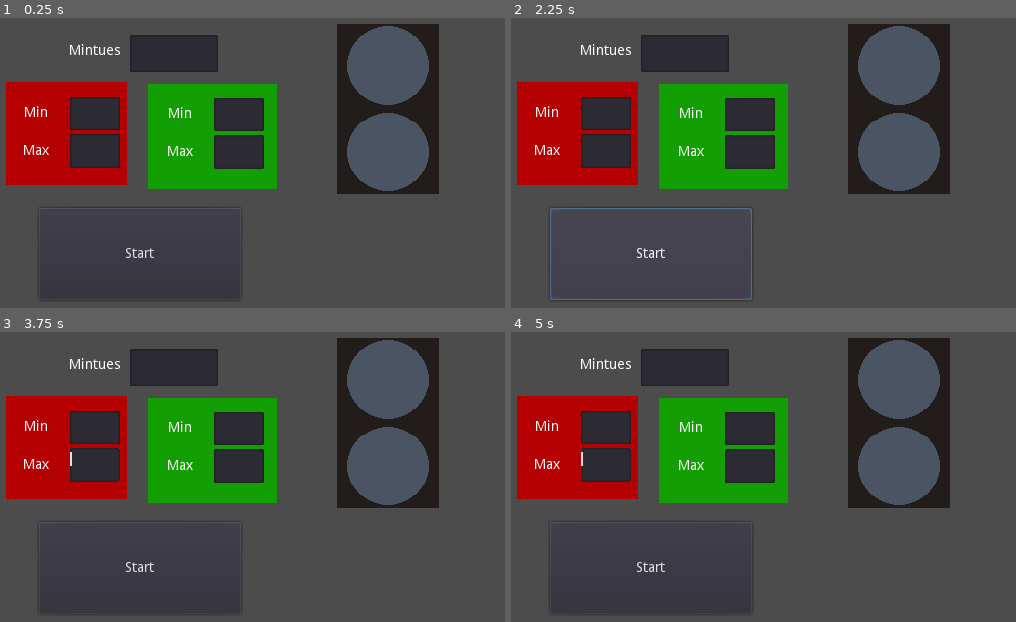
Above: before the commit, frames 1-4 (two rows, left to right).
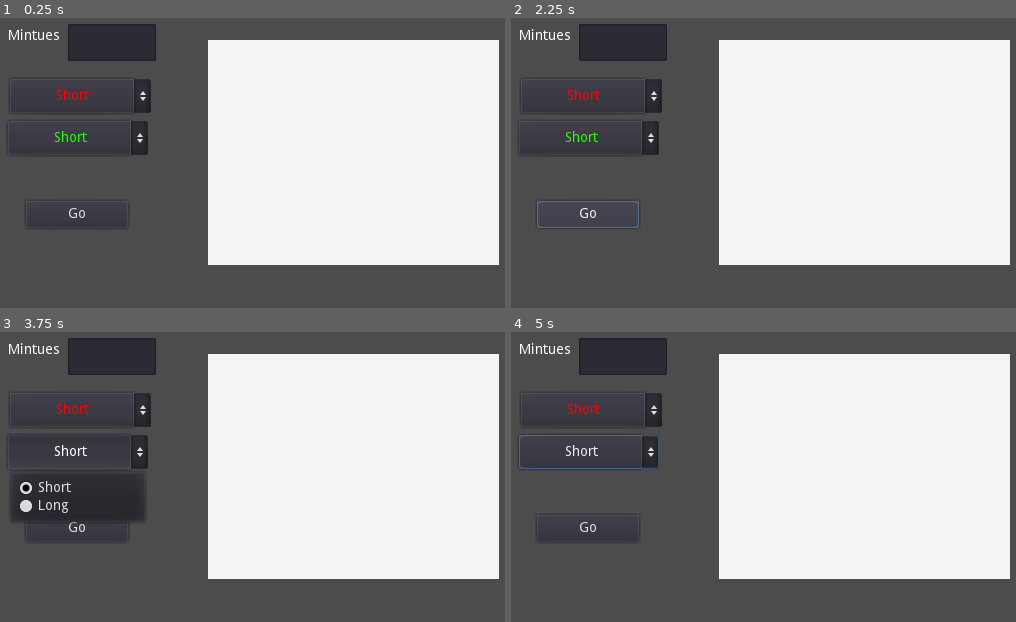
Above: after the commit, the same moments.

Repository: sugarvoid/Red-Light-Green-Light
Game: Godot game, scene res://main.tscn
Two runs of this game, one before a commit and one after it. Both use one fixed random seed, a clock stepped at 60 frames per second and the inputs below.
Inputs (mouse positions are in pixels of both pictures, inside the frame that each line leads up to):
- Up to frame 1 (0.25 s): no input
- Up to frame 2 (2.25 s): click (586, 136) at 0.5 s, where only the run after the commit has a clickable "Short"; click (591, 96) at 1.25 s, where only the run after the commit has a clickable "Short"; click "Start" (after the commit: "Go") at 2 s
- Up to frame 3 (3.75 s): click "Start" (after the commit: "Go") at 2.75 s; click (75, 450) at 3.5 s, where only the run after the commit has a clickable "Short"
- Up to frame 4 (5 s): click (591, 410) at 4.25 s, where only the run after the commit has a clickable "Short"

The runs differ from the first frame. In frame 1, 61% of the frame differs, in the area x 1-99%, y 2-86%; in frame 2, 62%; in frame 3, 63%; in frame 4, 61%.

Commit message:
Add sounds and remove custom round times

Diff:
--- a/main.gd
+++ b/main.gd
@@ -1,23 +1,44 @@
 extends Control
 
 onready var tmr_main: Timer = get_node("TmrMain")
-onready var go_time: ModeTime = get_node("GoTime")
-onready var rest_time: ModeTime = get_node("StopTime")
+
 
 onready var timer: Timer = get_node("Timer")
 onready var btn_start: Button = get_node("BtnStart")
 
 onready var txt_game_min: TextEdit = get_node("TxtRounds")
-onready var light: Sprite = get_node("Light")
+
+
+onready var opb_go: OptionButton = get_node("OpbGo")
+onready var opb_rest: OptionButton = get_node("OpbRest")
+
+onready var color_square: ColorRect = get_node("colorSquare")
 
 onready var aud_ding: AudioStreamPlayer = get_node("AudDing")
 
+const TIMES: Dictionary = {
+	# Short Rounds
+	'red_short_min': 3,
+	'red_short_max': 8,
+
+	'green_short_min': 3,
+	'green_short_max': 10,
+
+
+	# Long Rounds
+	'red_long_min': 10,
+	'red_long_max': 20,
+
+	'green_long_min': 6,
+	'green_long_max': 15,
+}
 
 enum STATES {
 	RED,
 	GREEN,
 	NOT_PLAYING,
 }
+
 
 var state: int = STATES.NOT_PLAYING
 var current_round: int
@@ -26,6 +47,8 @@
 
 
 func _ready():
+	self.color_square.color = Color.whitesmoke
+	self._inlarge_window()
 	self.rng = RandomNumberGenerator.new()
 	self.tmr_main.connect("timeout", self, "_game_over")
 	self.timer.connect("timeout", self, "_on_timer_timeout")
@@ -33,25 +56,54 @@
 
 
 func _start_new_round():
+	var min_s: int
+	var max_s: int
+	self._play_ding()
 	self.state = STATES.GREEN
+	$AudWait.stop()
 	_update_square_color()
-	var round_length: int = self._get_round_length(go_time.get_min_time(), go_time.get_max_time())
+
+	match self.opb_go.selected:
+		0:
+			min_s = self.TIMES.green_short_min
+			max_s = self.TIMES.green_short_max
+		1:
+			min_s = self.TIMES.green_long_min
+			max_s = self.TIMES.green_long_max
+
+	var round_length: int = self._get_round_length(min_s, max_s)
+
 	print(str('Green for ', round_length, ' seconds'))
-	self._play_ding()
+
 	self.timer.start(round_length)
 
 
 func _start_rest_mode():
+	var min_s: int
+	var max_s: int
 	self.state = STATES.RED
 	_update_square_color()
-	var round_length: int = self._get_round_length(rest_time.get_min_time(), rest_time.get_max_time())
+
+	match self.opb_rest.selected:
+		0:
+			min_s = self.TIMES.red_short_min
+			max_s = self.TIMES.red_short_max
+		1:
+			min_s = self.TIMES.red_long_min
+			max_s = self.TIMES.red_long_max
+
+	var round_length: int = self._get_round_length(min_s, max_s)
 	print(str('Red for ', round_length, ' seconds'))
-	self._play_ding()
+	$AudWait.play()
 	self.timer.start(round_length)
 
 
 func _start_game():
-	if self.go_time.has_blank_spots() || self.rest_time.has_blank_spots():
+
+	print(opb_go.selected)
+
+
+	if self.txt_game_min.text.empty():
 		return
 	self.game_length = int(txt_game_min.text) * 60
 	self.tmr_main.start(game_length)
@@ -76,14 +128,19 @@
 	return rng.randi_range(lowest, highest)
 
 
+func _inlarge_window() -> void:
+	OS.set_window_size(Vector2(1650, 900))
+#1650
+#900
+
 func _update_square_color():
 	match self.state:
 		STATES.GREEN:
-			self.light.frame = 2
+			self.color_square.color = Color.green
 		STATES.RED:
-			self.light.frame = 1
+			self.color_square.color = Color.red
 		STATES.NOT_PLAYING:
-			self.light.frame = 0
+			self.color_square.color = Color.whitesmoke
 
 func _play_ding() -> void:
 	self.aud_ding.play()
--- a/main.tscn
+++ b/main.tscn
@@ -1,77 +1,70 @@
 [gd_scene load_steps=4 format=2]
 
 [ext_resource path="res://main.gd" type="Script" id=1]
-[ext_resource path="res://light.png" type="Texture" id=2]
-[ext_resource path="res://mode_time.tscn" type="PackedScene" id=3]
+[ext_resource path="res://vataaa_metronome.wav" type="AudioStream" id=4]
+[ext_resource path="res://inspectorj__bell-counter.wav" type="AudioStream" id=5]
 
 [node name="Main" type="Control"]
 anchor_right = 1.0
 anchor_bottom = 1.0
 script = ExtResource( 1 )
 
-[node name="colorRed" type="ColorRect" parent="."]
-margin_left = 8.0
-margin_top = 71.0
-margin_right = 129.0
-margin_bottom = 174.0
+[node name="colorSquare" type="ColorRect" parent="."]
+margin_left = 210.0
+margin_top = 29.0
+margin_right = 501.0
+margin_bottom = 254.0
 color = Color( 0.705882, 0, 0, 1 )
 
-[node name="colorGreen" type="ColorRect" parent="."]
-margin_left = 150.0
-margin_top = 73.0
-margin_right = 279.0
-margin_bottom = 178.0
-color = Color( 0.0745098, 0.619608, 0.0117647, 1 )
-
 [node name="BtnStart" type="Button" parent="."]
-margin_left = 41.0
-margin_top = 197.0
-margin_right = 243.0
-margin_bottom = 289.0
-text = "Start"
+margin_left = 28.0
+margin_top = 190.0
+margin_right = 130.0
+margin_bottom = 217.0
+text = "Go"
 
 [node name="TxtRounds" type="TextEdit" parent="."]
-margin_left = 132.0
-margin_top = 24.0
-margin_right = 220.0
-margin_bottom = 61.0
+margin_left = 70.0
+margin_top = 13.0
+margin_right = 158.0
+margin_bottom = 50.0
 
 [node name="Label" type="Label" parent="."]
-margin_left = 71.0
-margin_top = 33.0
-margin_right = 149.0
-margin_bottom = 51.0
+margin_left = 10.0
+margin_top = 18.0
+margin_right = 88.0
+margin_bottom = 36.0
 text = "Mintues"
 
 [node name="Timer" type="Timer" parent="."]
-
-[node name="colorRed2" type="ColorRect" parent="."]
-visible = false
-margin_left = -13.0
-margin_top = -4.0
-margin_right = 614.0
-margin_bottom = 623.0
-color = Color( 0.529412, 0.529412, 0.529412, 1 )
-
-[node name="Light" type="Sprite" parent="."]
-position = Vector2( 390, 97.75 )
-scale = Vector2( 1.02, 0.979885 )
-texture = ExtResource( 2 )
-hframes = 3
-
-[node name="GoTime" parent="." instance=ExtResource( 3 )]
-margin_left = 152.0
-margin_top = 87.0
-margin_right = 294.0
-margin_bottom = 158.0
-
-[node name="StopTime" parent="." instance=ExtResource( 3 )]
-margin_left = 8.0
-margin_top = 86.0
-margin_right = 150.0
-margin_bottom = 157.0
 
 [node name="TmrMain" type="Timer" parent="."]
 one_shot = true
 
 [node name="AudDing" type="AudioStreamPlayer" parent="."]
+stream = ExtResource( 5 )
+
+[node name="AudWait" type="AudioStreamPlayer" parent="."]
+stream = ExtResource( 4 )
+
+[node name="OpbGo" type="OptionButton" parent="."]
+margin_left = 10.0
+margin_top = 110.0
+margin_right = 150.0
+margin_bottom = 144.0
+custom_colors/font_color = Color( 0.14902, 1, 0.027451, 1 )
+text = "Short"
+align = 1
+items = [ "Short", null, false, 0, null, "Long", null, false, 1, null ]
+selected = 0
+
+[node name="OpbRest" type="OptionButton" parent="."]
+margin_left = 12.0
+margin_top = 68.0
+margin_right = 153.0
+margin_bottom = 102.0
+custom_colors/font_color = Color( 1, 0, 0, 1 )
+text = "Short"
+align = 1
+items = [ "Short", null, false, 0, null, "Long", null, false, 1, null ]
+selected = 0
Not shown, added: inspectorj__bell-counter.wav.import
Not shown, added: vataaa_metronome.wav.import
Not shown, added: inspectorj__bell-counter.wav
Not shown, added: vataaa_metronome.wav
